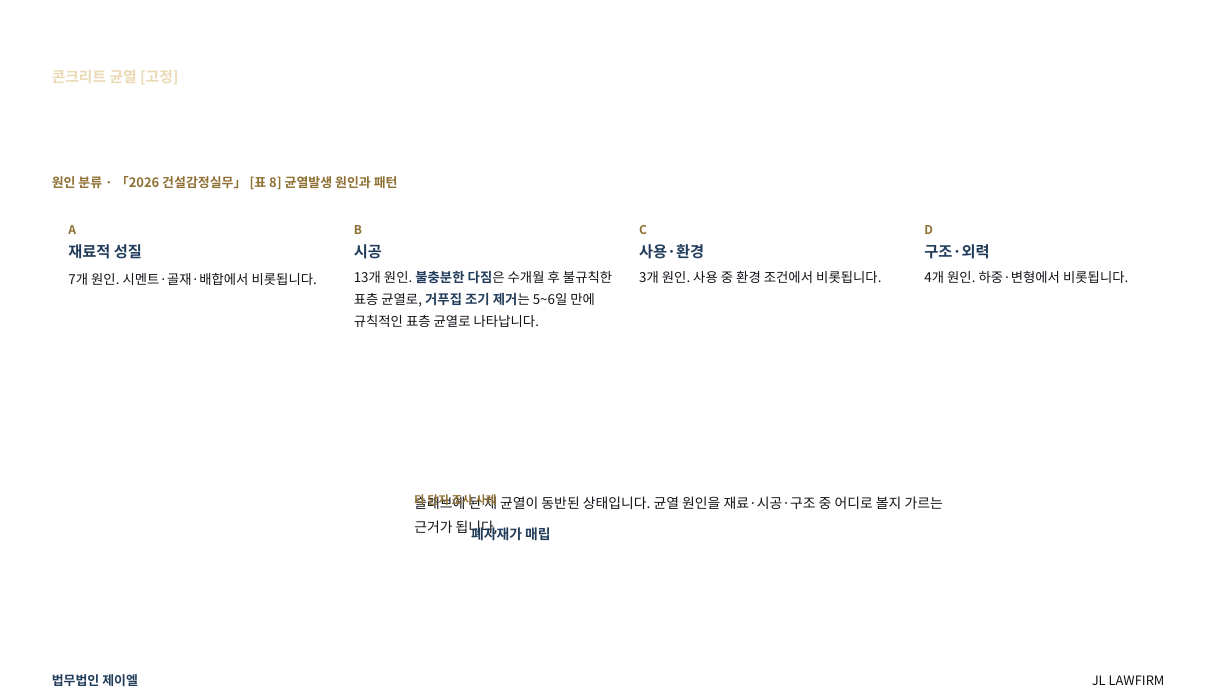
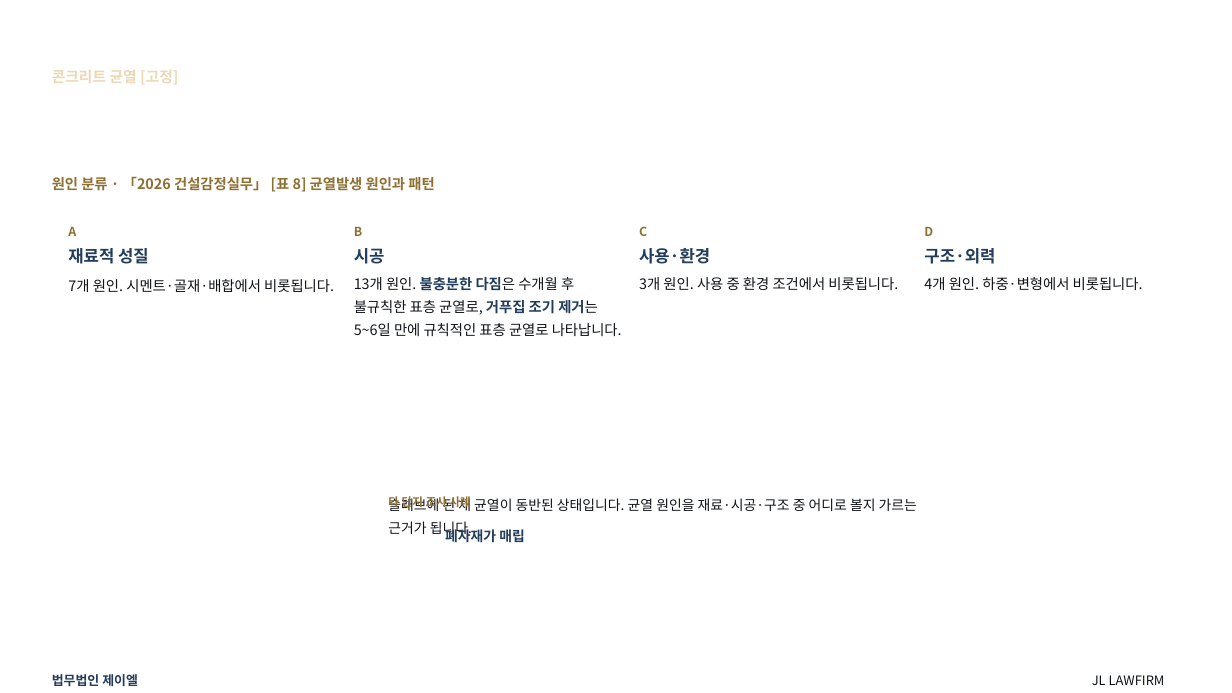
Before and after one commit to kingjin77-rgb/jl-magazine, a slide deck: slide 60 of template/design/preview/JL_하자소송_기본제안서.pptx (slide 58 before the commit). Drawn at 1232x693 pixels with LibreOffice and Linux fonts; fonts in the diff are those of the drawing; background and template pictures are left out. Boxes give left, top, right and bottom in pixels: in the first picture for what was removed or moved away, otherwise in the second. Text is boxed around its words. In the diff, an @@ line names an element or a change of style, - is before the commit and + after.

```diff
--- a/template/design/preview/JL_하자소송_기본제안서.pptx
+++ b/template/design/preview/JL_하자소송_기본제안서.pptx
@@ text "원인 분류 · 「2026 건설감정실무」 ..." at [52,176,434,192]: size 10.1 to 11.2 pt; line spacing 14.1pt to 15.6pt @@
@@ size 9.4 to 9.7 pt; line spacing 13.1pt to 13.6pt in 4 elements at [68,226,76,236], [354,227,362,236], [639,226,647,236], [924,226,933,236] @@
@@ size 10.4 to 11.2 pt; line spacing 16.9pt to 18.1pt in 4 elements at [924,277,1143,290], [639,277,898,290], [68,279,334,292], [354,277,622,336] @@
@@ size 11.9 to 13 pt; line spacing 16.6pt to 18.1pt in 4 elements at [68,248,149,264], [354,248,385,264], [639,248,710,264], [924,248,995,264] @@
@@ 3 texts: place and size @@
-3 texts at [414,493,943,541]
+3 texts at [388,494,917,542]
```
Also in this commit, not shown: 81 other slides changed, 4 slides added, 2 other files.
